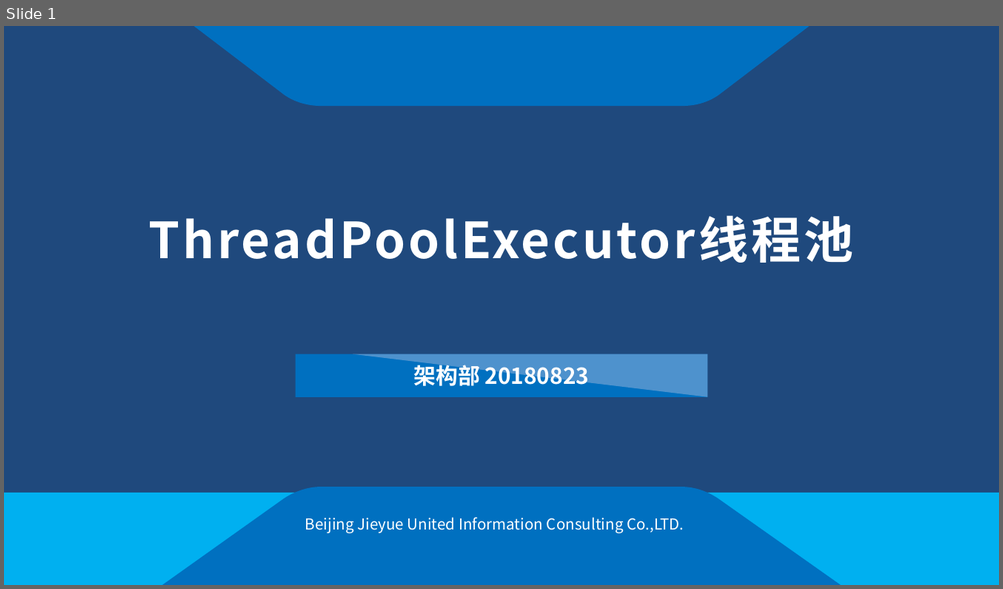
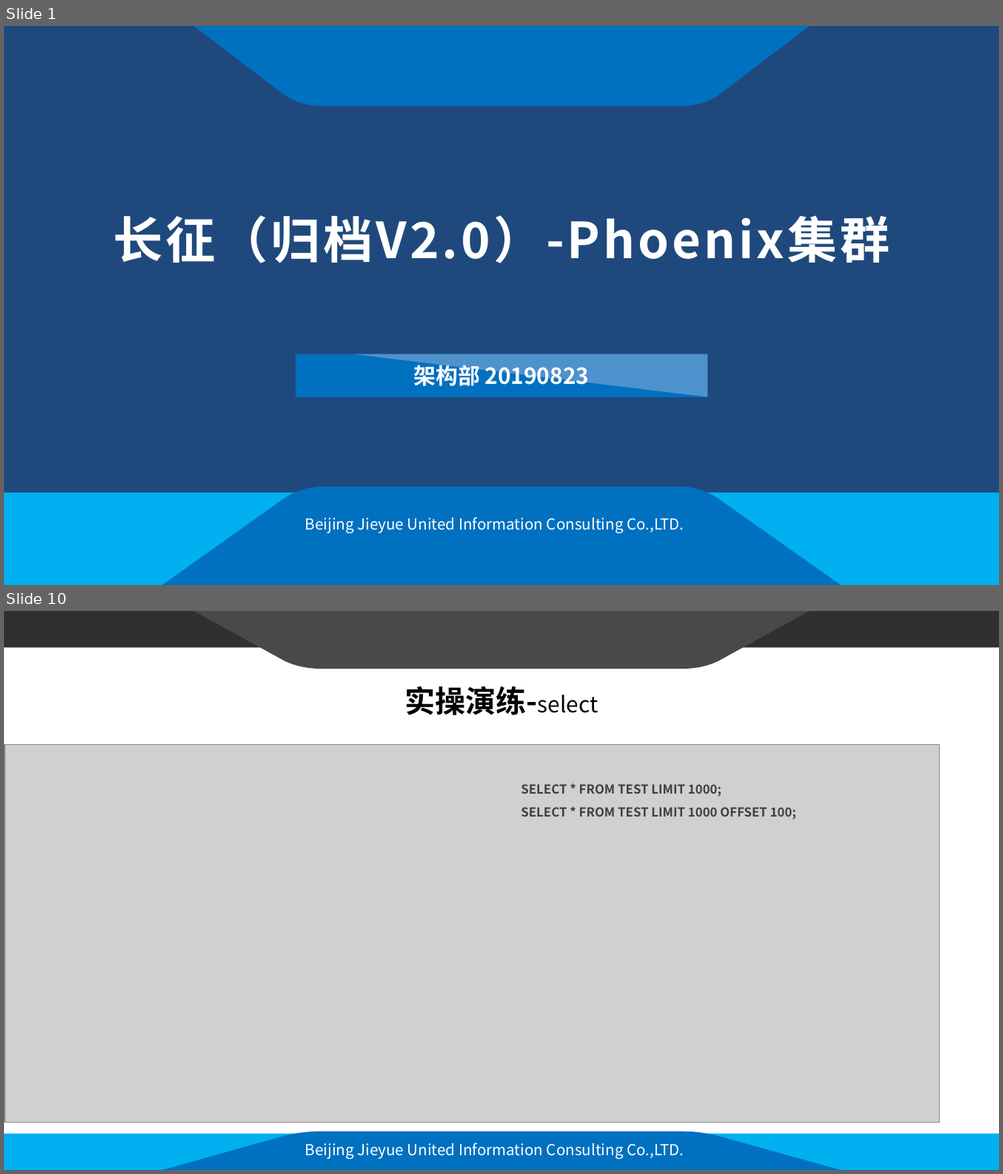
Before and after one commit to franparsunland/documents, a slide deck: 长征-Phoenix集群.pptx. Shown one above the other, each under a label of ours: slide 1 before the commit, slides 1 and 10 after it; the slides between them are not shown. The pictures are 1003x589 and 1003x1174 pixels, drawn with LibreOffice and Linux fonts; fonts in the diff are those of the drawing; grey boxes stand for pictures; background and template pictures are left out. Boxes give left, top, right and bottom in pixels: in the first picture for what was removed or moved away, otherwise in the second. Text is boxed around its words. In the diff, an @@ line names an element or a change of style, - is before the commit and + after.

```diff
--- a/长征-Phoenix集群.pptx
+++ b/长征-Phoenix集群.pptx
@@ slide 10 added at (x1=4, y1=611, x2=999, y2=1170), background #FFFFFF; not listed: 4 template elements that a slide beside it also shows @@
@@ title added at (x1=405, y1=686, x2=597, y2=715), 16 pt, text #000000 @@
+实操演练-select
@@ picture added at (x1=5, y1=744, x2=939, y2=1122) @@
@@ text added at (x1=521, y1=784, x2=796, y2=820), 9 pt, text #404040, bold @@
+SELECT * FROM TEST LIMIT 1000;
+SELECT * FROM TEST LIMIT 1000 OFFSET 100;
@@ text added at (x1=305, y1=1143, x2=683, y2=1159), 11 pt, text #FFFFFF @@
+Beijing Jieyue United Information Consulting Co.,LTD.
@@ slide 1 changed as well @@
@@ title at (x1=113, y1=215, x2=890, y2=264): text changed @@
-ThreadPoolExecutor线程池
+长征（归档V2.0）-Phoenix集群
@@ text at (x1=414, y1=362, x2=589, y2=390): text changed @@
-架构部 20180823
+架构部 20190823
```
Also in this commit, not shown: 13 other slides added, 23 slides removed.
